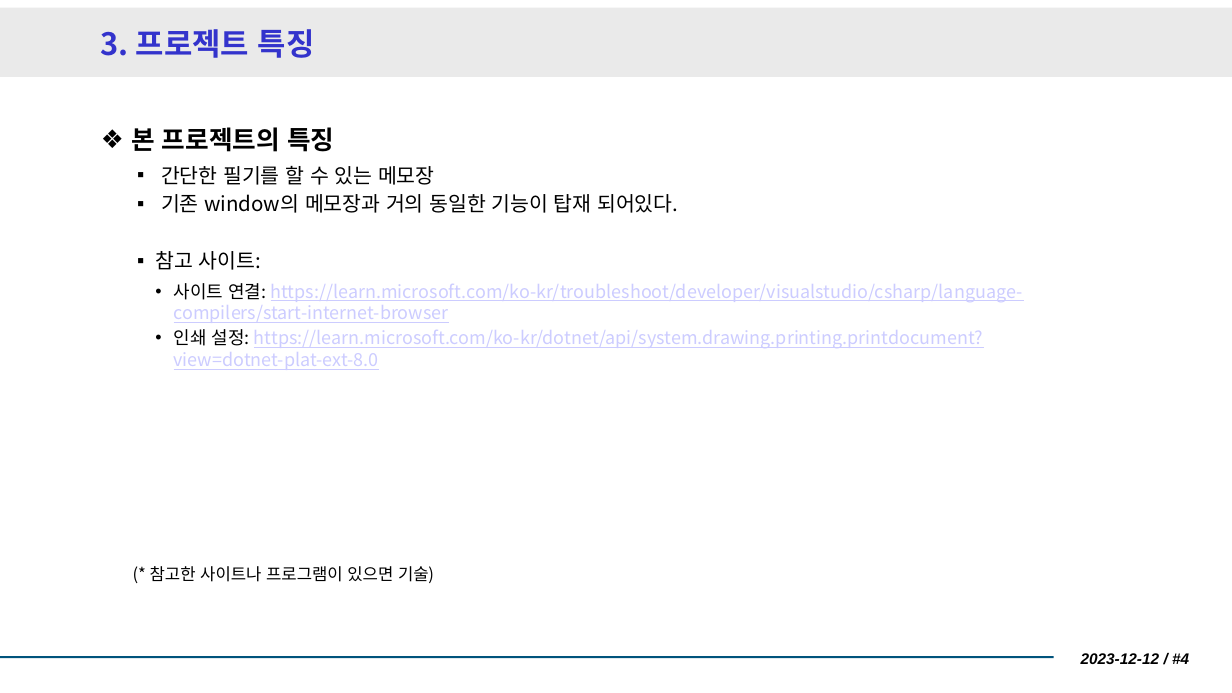
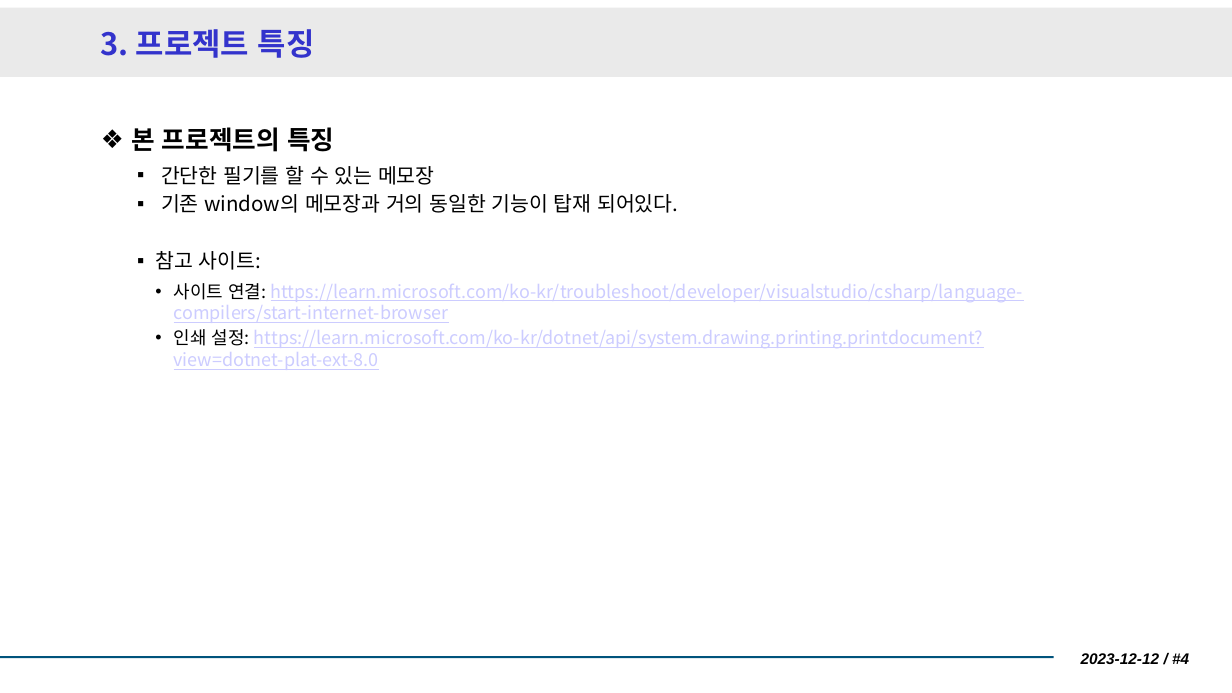
Before and after one commit to Joognuoy/NotepadProject, a slide deck: slide 5 of 2023_기업솔루션_프로젝트_보고서_4-1조_최종.pptx. Drawn at 1232x693 pixels with LibreOffice and Linux fonts; fonts in the diff are those of the drawing. Boxes give left, top, right and bottom in pixels: in the first picture for what was removed or moved away, otherwise in the second. Text is boxed around its words. In the diff, an @@ line names an element or a change of style, - is before the commit and + after.

```diff
--- a/2023_기업솔루션_프로젝트_보고서_4-1조_최종.pptx
+++ b/2023_기업솔루션_프로젝트_보고서_4-1조_최종.pptx
@@ text removed at (150,566,434,583) @@
-(* 참고한 사이트나 프로그램이 있으면 기술)
```
Also in this commit, not shown: 1 other slide changed, 3 other files.
